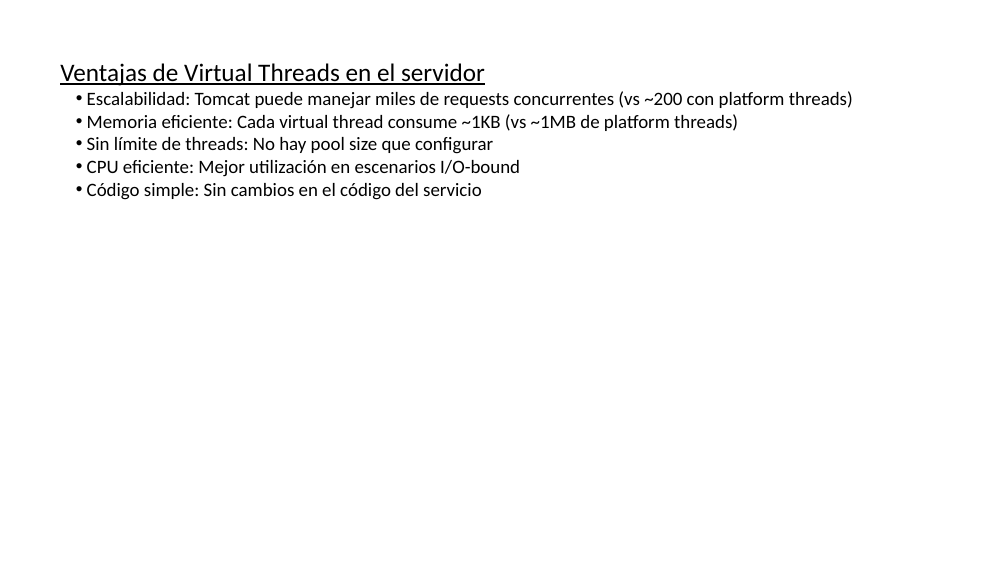
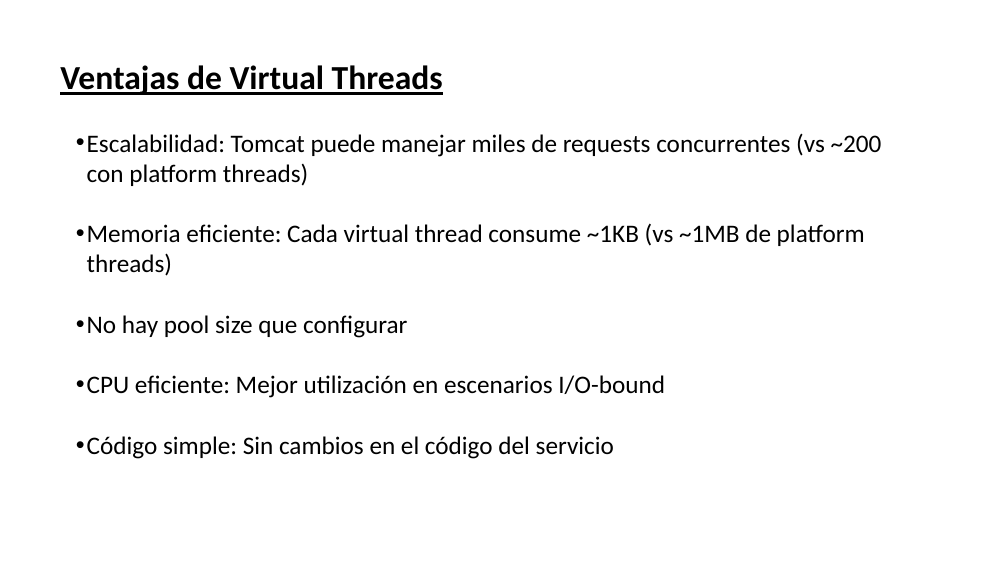
Before and after one commit to bjabinn/javaDarkThreads, a slide deck: slide 9 of Presentation1.pptx. Drawn at 1008x567 pixels with LibreOffice and Linux fonts; fonts in the diff are those of the drawing. Boxes give left, top, right and bottom in pixels: in the first picture for what was removed or moved away, otherwise in the second. Text is boxed around its words. In the diff, an @@ line names an element or a change of style, - is before the commit and + after.

```diff
--- a/Presentation1.pptx
+++ b/Presentation1.pptx
@@ text at bbox=[60, 65, 443, 95]: text changed; size 24 to 32 pt; bold on @@
-Ventajas de Virtual Threads en el servidor
+Ventajas de Virtual Threads
@@ text at bbox=[87, 133, 882, 459]: size 18 to 24 pt in "Escalabilidad: Tomcat puede manejar miles de requests ...", "Memoria eficiente: Cada virtual thread consume ~1KB ...", "CPU eficiente: Mejor utilización en escenarios I/O-bound", "Código simple: Sin cambios en el código ..." @@
@@ text at bbox=[87, 315, 407, 338]: text changed; size 18 to 24 pt @@
-• Sin límite de threads: No hay pool size que configurar
+• No hay pool size que configurar
```
Also in this commit, not shown: 2 other slides changed, 5 slides added, 5 slides removed, 3 other files.
